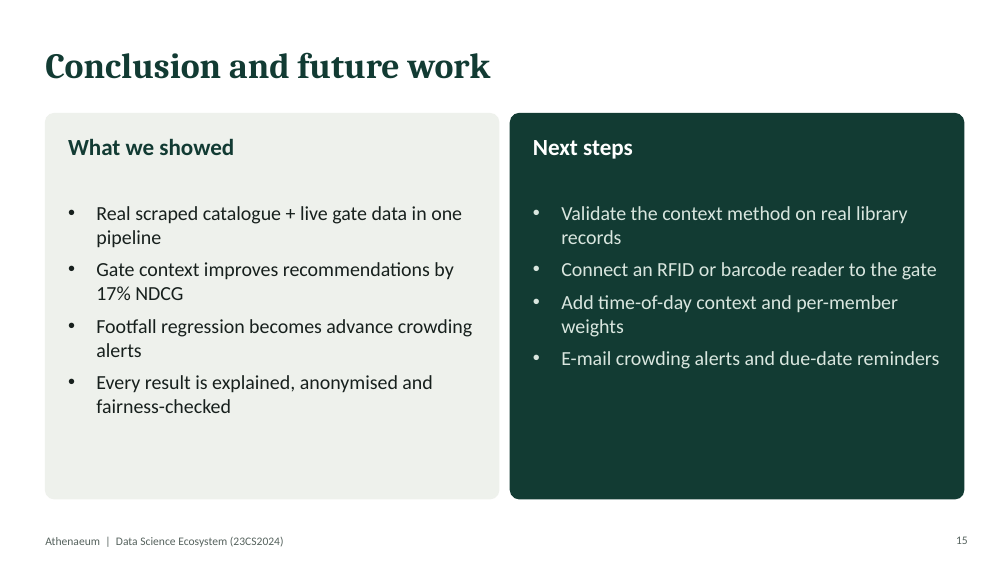
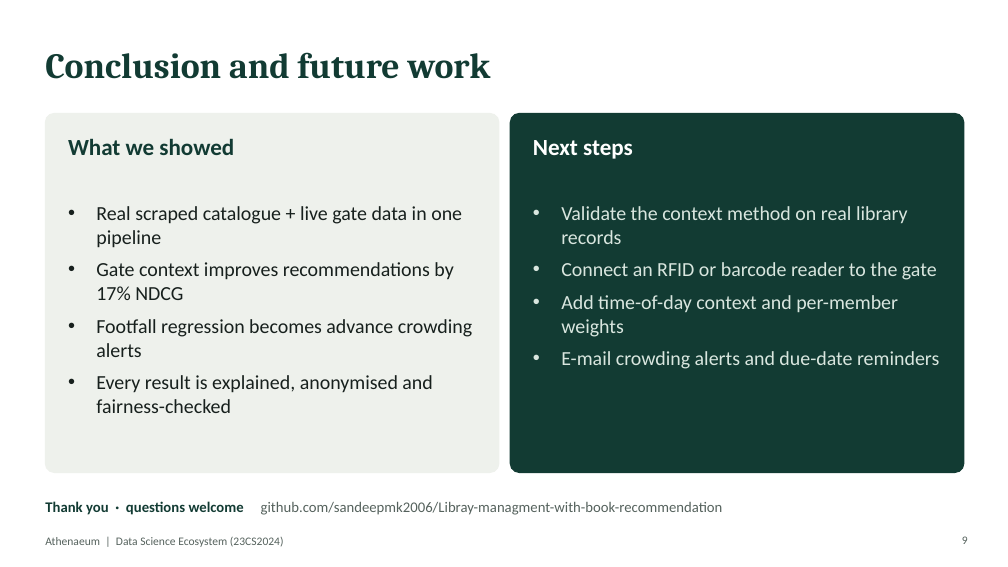
Before and after one commit to sandeepmk2006/Libray-managment-with-book-recommendation, a slide deck: slide 9 of docs/Athenaeum_Presentation.pptx (slide 15 before the commit). Drawn at 1008x567 pixels with LibreOffice and Linux fonts; fonts in the diff are those of the drawing. Boxes give left, top, right and bottom in pixels: in the first picture for what was removed or moved away, otherwise in the second. Text is boxed around its words. In the diff, an @@ line names an element or a change of style, - is before the commit and + after.

```diff
--- a/docs/Athenaeum_Presentation.pptx
+++ b/docs/Athenaeum_Presentation.pptx
@@ rounded rectangle: place and size @@
-rounded rectangle at (45, 113, 499, 499)
+rounded rectangle at (45, 113, 499, 473)
@@ rounded rectangle at (45, 113, 499, 473): proportions changed @@
@@ rounded rectangle at (510, 113, 964, 473): proportions changed @@
@@ rounded rectangle: place and size @@
-rounded rectangle at (510, 113, 964, 499)
+rounded rectangle at (510, 113, 964, 473)
@@ text added at (45, 501, 723, 515), 14 pt, text #55625D @@
+Thank you · questions welcome github.com/sandeepmk2006/Libray-managment-with-book-recommendation
@@ page number at (962, 536, 968, 544): text changed @@
-15
+9
```
Also in this commit, not shown: 2 other slides changed, 7 slides removed, 18 other files.
